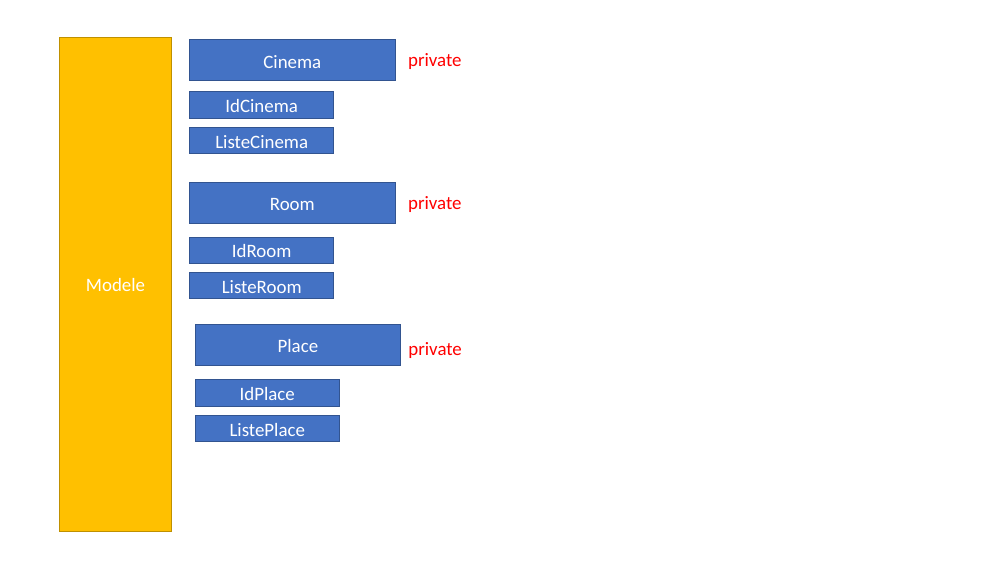
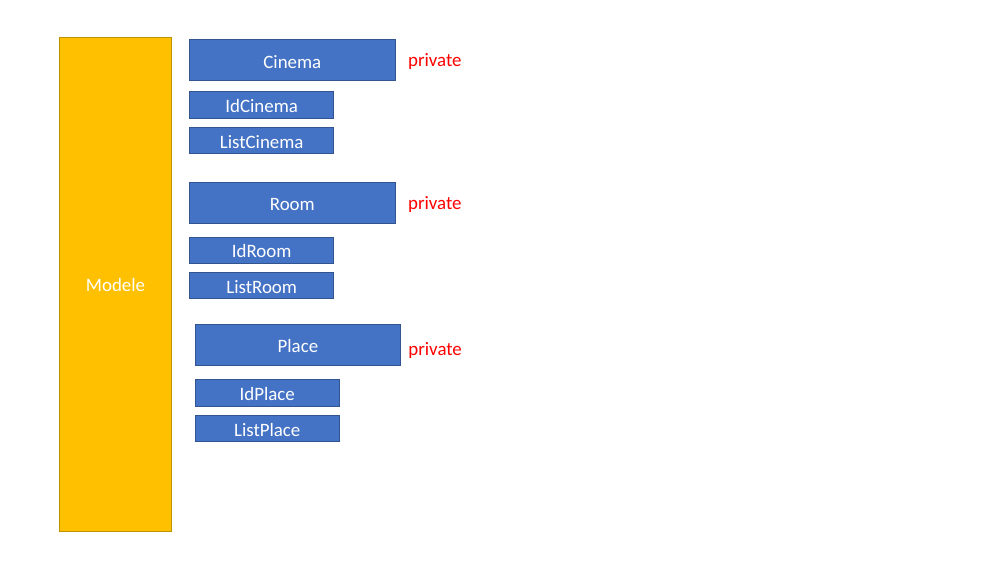
Before and after one commit to tcatonet/AL, a slide deck: slide 11 of projet AL.pptx. Drawn at 1008x567 pixels with LibreOffice and Linux fonts; fonts in the diff are those of the drawing. Boxes give left, top, right and bottom in pixels: in the first picture for what was removed or moved away, otherwise in the second. Text is boxed around its words. In the diff, an @@ line names an element or a change of style, - is before the commit and + after.

```diff
--- a/projet AL.pptx
+++ b/projet AL.pptx
@@ text in rectangle at box(220, 135, 304, 148): text changed @@
-ListeCinema
+ListCinema
@@ text in rectangle at box(226, 280, 297, 293): text changed @@
-ListeRoom
+ListRoom
@@ text in rectangle at box(234, 423, 300, 436): text changed @@
-ListePlace
+ListPlace
```
Also in this commit, not shown: 11 other slides changed, 5 slides added, 1 slide removed, 1 other file.
